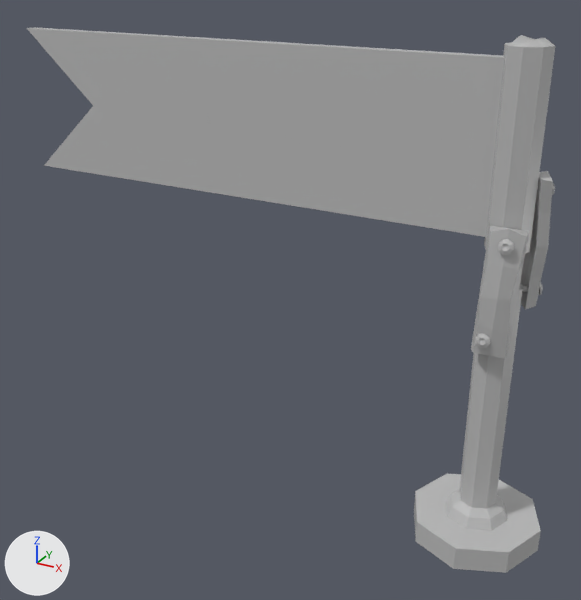
What one commit did to the FBX model Unity Files/Assets/PlunderSail/Meshes/Ship/Flag_001_Ship_001_Standard.fbx.
One viewpoint serves both versions: a 50 mm camera at (8.66, -1.84, 2.31) aimed at (7.1, 0.99, 0.9). Every picture has the same lights, and +X, +Y and +Z are marked at lower left. Where no turn or scale is listed for an object, it has been applied to the vertices.

Script lines for the objects in view, before the commit:
```python
me_mesh = bpy.data.meshes.new('Mesh')
me_mesh.from_pydata(...)  # 370 vertices, 400 faces; spans x -2.27..0.27, y -0.27..0.27, z 0.0..2.04
# faces by material slot: [360, 40]
me_mesh.materials.append(mat_master_texture)  # its picture is missing
me_mesh.materials.append(mat_flag)  # grey #bcbcbc
ob_flag_001_ship_001_standard = bpy.data.objects.new('Flag_001_Ship_001_Standard', me_mesh)
ob_flag_001_ship_001_standard.location = (8.0, 1.0, 0.0)
```
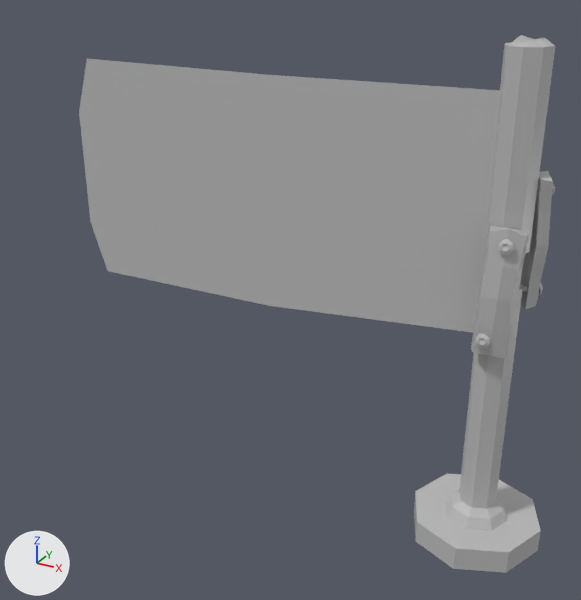
Changed parts and their boxes (x1, y1, x2, y2) in the pictures (581 x 600 px):
'Flag_001_Ship_001_Standard', reshaped (10% narrower)
    before: (27, 27, 555, 573)
    after: (79, 35, 555, 573)
part 1 of me_mesh, rebuilt (11% narrower, 30% taller)
    before: (27, 27, 505, 237)
    after: (79, 59, 502, 333)

The change, as a diff of the scene's bpy script:
```diff
--- a/Unity Files/Assets/PlunderSail/Meshes/Ship/Flag_001_Ship_001_Standard.fbx.py
+++ b/Unity Files/Assets/PlunderSail/Meshes/Ship/Flag_001_Ship_001_Standard.fbx.py
@@ me_mesh @@
 # used by ob_flag_001_ship_001_standard; location = (8.0, 1.0, 0.0)
-me_mesh.from_pydata(...)  # 370 vertices, 400 faces; spans x -2.27..0.27, y -0.27..0.27, z 0.0..2.04
+me_mesh.from_pydata(...)  # 353 vertices, 376 faces; spans x -2.0..0.27, y -0.27..0.27, z 0.0..2.04
+# me_mesh part 1: the loose piece of 42 vertices spanning x -2.27..-0.03, y -0.02..0.03, z 1.33..1.97 is rebuilt with 25 vertices and now spans x -2.0..0.0, y -0.03, z 0.85..1.86
 me_mesh.materials.append(mat_master_texture)
```
